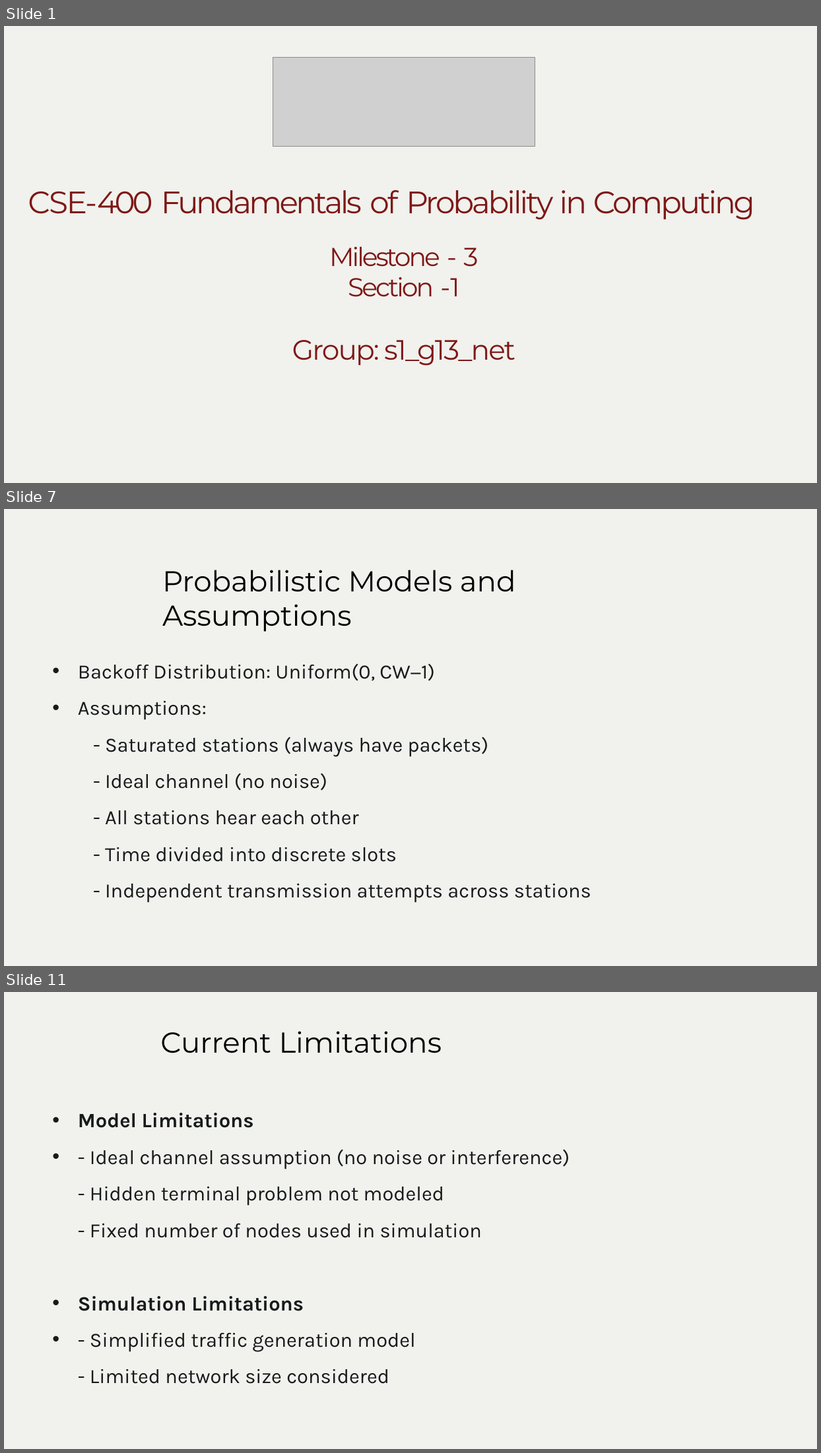
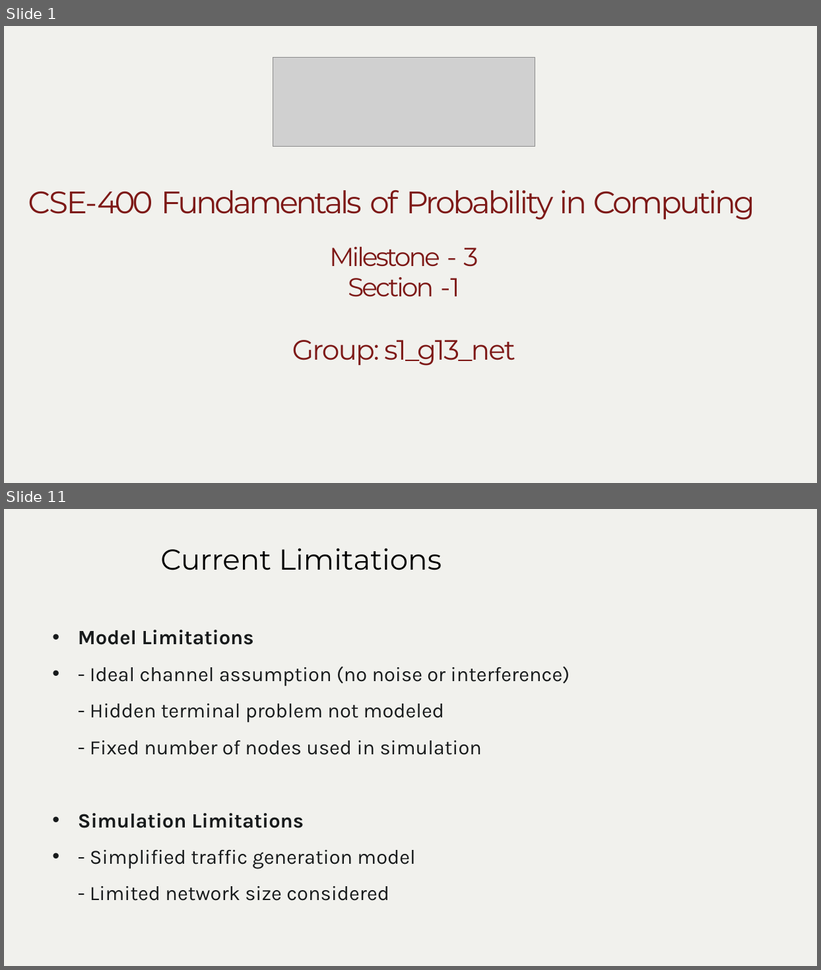
Before and after one commit to pratika719/beb-probabilistic-network-simulator, a slide deck: g13_s1_net/Milestone-3_s1_g13_net/PPT for video/Milestone 3_ppt.pptx. Shown one above the other, each under a label of ours: slides 1, 7 and 11 before the commit, slides 1 and 11 after it; the slides between them are not shown. The pictures are 821x1453 and 821x970 pixels, drawn with LibreOffice and Linux fonts; fonts in the diff are those of the drawing; grey boxes stand for pictures; background and template pictures are left out. Boxes give left, top, right and bottom in pixels: in the first picture for what was removed or moved away, otherwise in the second. Text is boxed around its words. In the diff, an @@ line names an element or a change of style, - is before the commit and + after.

```diff
--- a/g13_s1_net/Milestone-3_s1_g13_net/PPT for video/Milestone 3_ppt.pptx
+++ b/g13_s1_net/Milestone-3_s1_g13_net/PPT for video/Milestone 3_ppt.pptx
@@ slide 7 removed at bbox=[4, 509, 817, 966], background #FFFFFF; not listed: 1 template element that a slide beside it also shows @@
@@ title removed at bbox=[162, 570, 516, 632] @@
-Probabilistic Models and Assumptions
@@ text removed at bbox=[78, 664, 591, 903] @@
-• Backoff Distribution: Uniform(0, CW−1)
-• Assumptions:
-- Saturated stations (always have packets)
-- Ideal channel (no noise)
-- All stations hear each other
-- Time divided into discrete slots
-- Independent transmission attempts across stations
```
Also in this commit, not shown: 6 slides changed, 5 slides added, 4 other slides removed, 3 other files.
